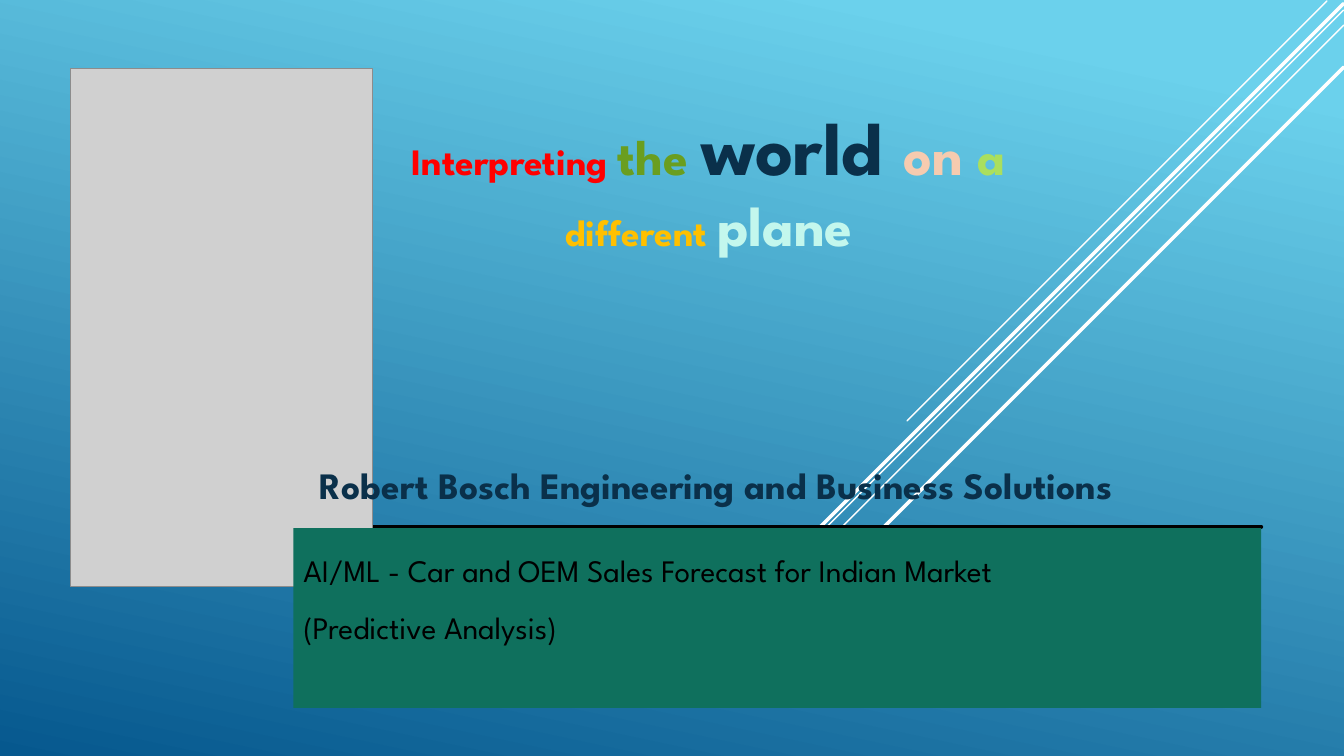
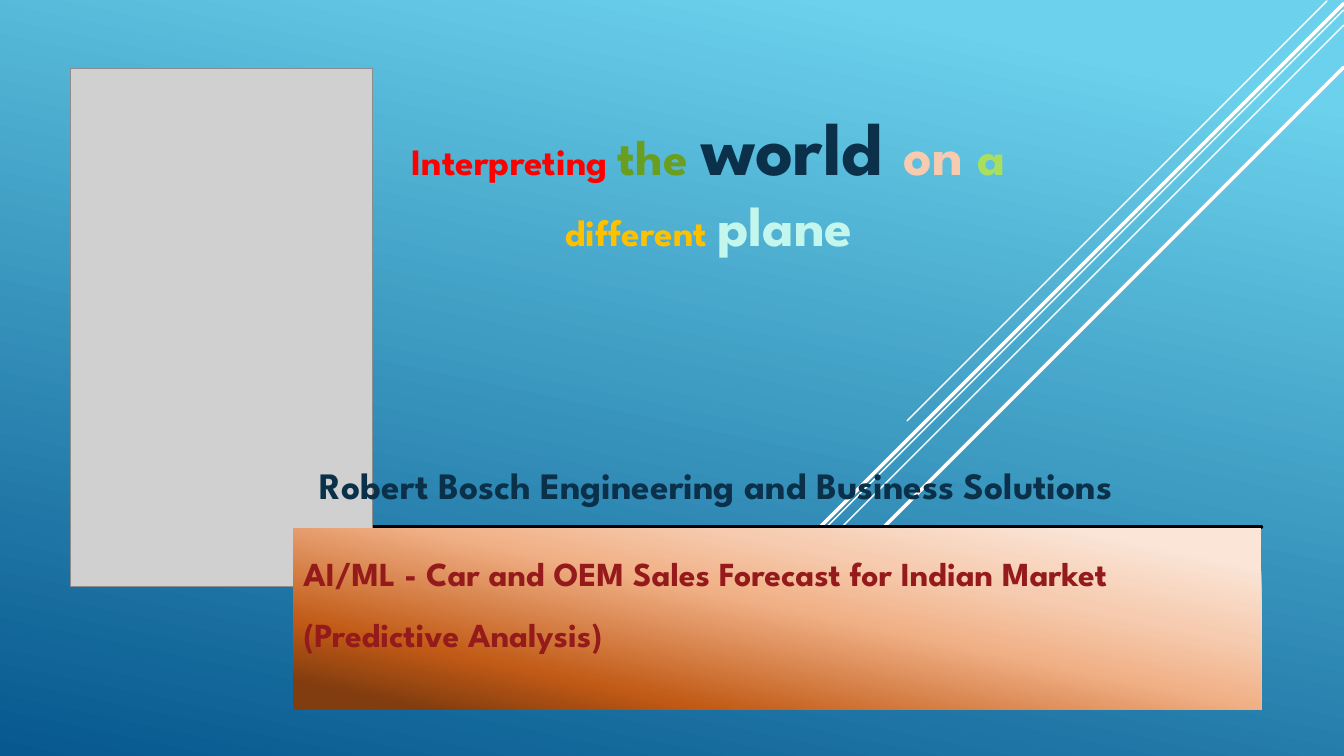
Before and after one commit to ankitparichha/NEWR, a slide deck: slide 1 of NEWPPT.pptx. Drawn at 1344x756 pixels with LibreOffice and Linux fonts; fonts in the diff are those of the drawing; grey boxes stand for pictures. Boxes give left, top, right and bottom in pixels: in the first picture for what was removed or moved away, otherwise in the second. Text is boxed around its words. In the diff, an @@ line names an element or a change of style, - is before the commit and + after.

```diff
--- a/NEWPPT.pptx
+++ b/NEWPPT.pptx
@@ rectangle "AI/ML - Car and OEM ..." at (293,528,1261,710): size 22.2 to 24 pt, text colour #000000 to #941A1B, bold on; fill #0F705D to gradient #FAE5D7 to #F6CBAF to #F1B187 to #C15A16 to #813C0F; shadow on @@
```
Also in this commit, not shown: 6 other slides changed.
